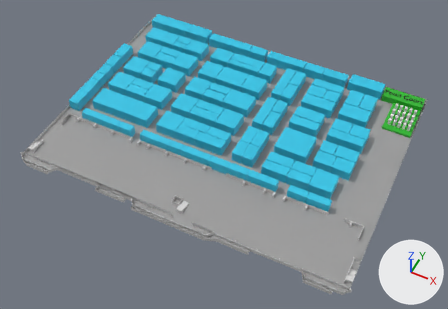
The glTF model models/Hall_B_2.glb as it was, and as the next commit left it.
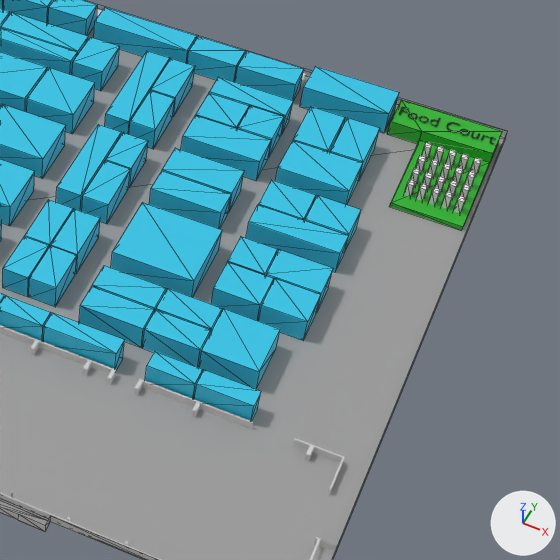
Each version is shown whole from a 50 mm lens placed at (51.5, -99.5, 124.7), pointed at (0.2, 3.2, -3.6), then close up on the part from 51% to 100% of the width and 16% to 86% of the height. The axes (+X, +Y, +Z) are drawn at lower right. The lights are the same throughout. The close-ups show mesh edges as thin lines. Where no turn or scale is listed for an object, it has been applied to the vertices.

The first close-up shows '0_curve_', 'BOOTHLAYER_curve_.023', 'BOOTHLAYER_curve_.029', 'BOOTHLAYER_curve_.041', 'BOOTHLAYER_curve_.045', 'BOOTHLAYER_curve_.046', 'BOOTHLAYER_curve_.049', 'BOOTHLAYER_curve_.050', 'BOOTHLAYER_curve_.059', 'BOOTHLAYER_curve_.078', 'Building_curve_', 'Plane'.
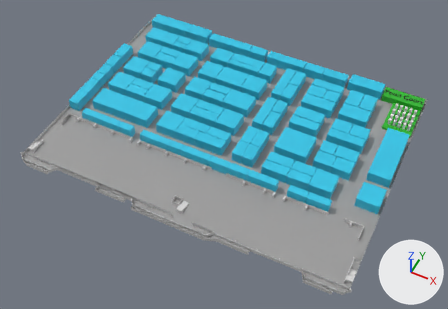
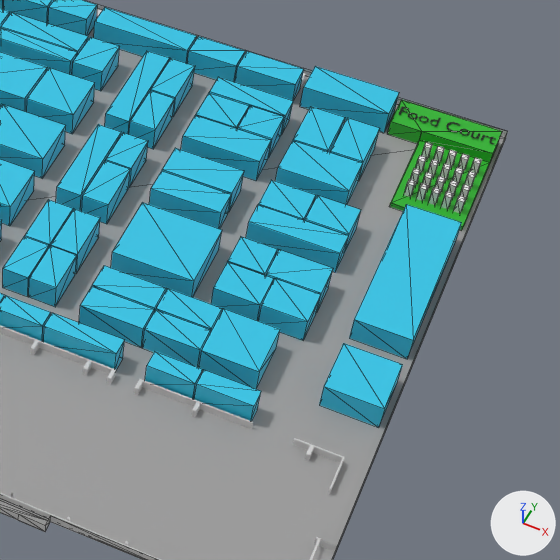
Changed parts and their boxes [x1, y1, x2, y2] in the close-ups (560 x 560 px):
'BOOTHLAYER_curve_.B-3190', added (cyan)
    after: [349, 204, 462, 359]
'BOOTHLAYER_curve_.B-6180', added (cyan)
    after: [319, 343, 403, 427]
'BOOTHLAYER_curve_.041', unchanged, covered by the edit
    before: [199, 308, 280, 389]
'BOOTHLAYER_curve_.B-6170', unchanged, uncovered by the edit
    after: [199, 308, 280, 389]

What the commit changed:
Material 'Material.014' (mat_material_014) is new.
Its base color is (0.0273, 0.558, 0.799) (cyan #2ec5e7).
Material 'Material.011' (mat_material_011) is new.
Its base color is (0.0273, 0.558, 0.799) (cyan #2ec5e7).
Mesh me_mesh_107 is new.
It is a box spanning x 26.4..32.4, y -1.6..16.3, z 0.0..3.0.
It uses material mat_material_014 (cyan #2ec5e7).
Mesh me_mesh_104 is new.
It is a box spanning x 26.43..32.43, y -1.6..4.4, z 0.0..3.0.
It uses material mat_material_011 (cyan #2ec5e7).
Object 'BOOTHLAYER_curve_.B-3190' (ob_boothlayer_curve__b_3190) is new; it shows me_mesh_107.
Its location is (12.1, 10.5, 0.0).
Object 'BOOTHLAYER_curve_.B-6180' (ob_boothlayer_curve__b_6180) is new; it shows me_mesh_104.
Its location is (12.1, 1.1, 0.0).
